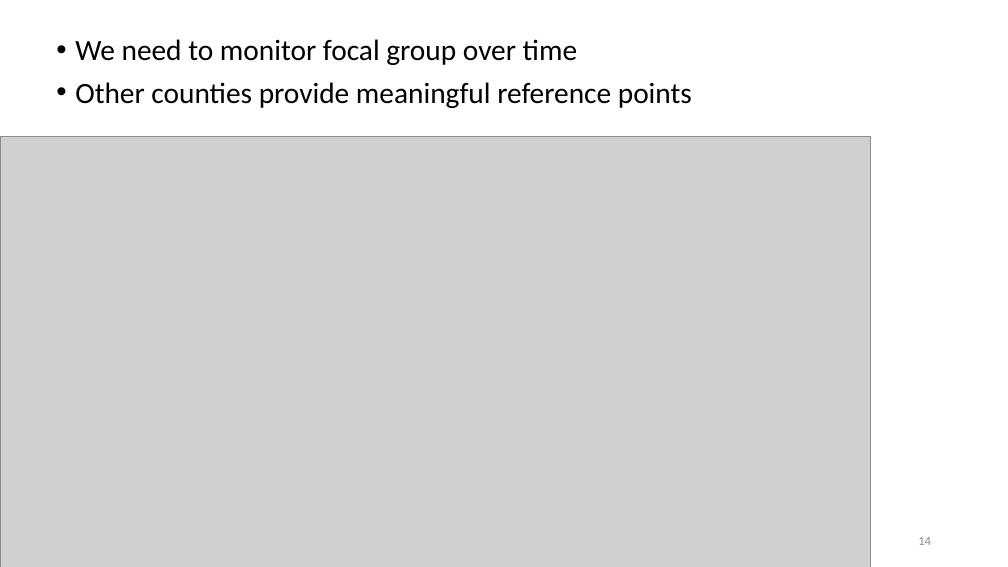
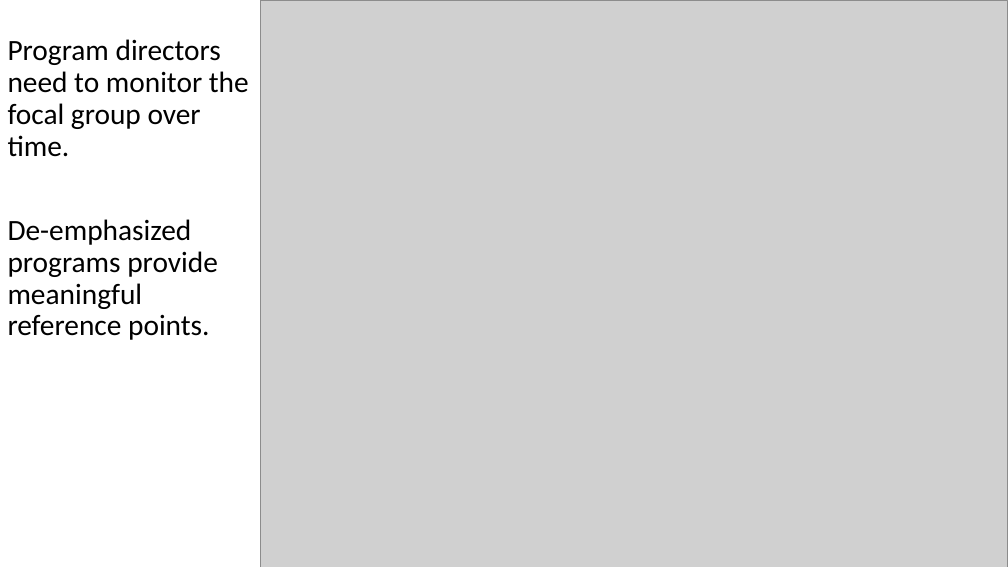
Before and after one commit to dss-ialh/displaying-health-data, a slide deck: slide 16 of documentation/products/beasley/dhd-2018-uvic-3-a-beasley-2018-11-29.pptx (slide 14 before the commit). Drawn at 1008x567 pixels with LibreOffice and Linux fonts; fonts in the diff are those of the drawing; grey boxes stand for pictures. Boxes give left, top, right and bottom in pixels: in the first picture for what was removed or moved away, otherwise in the second. Text is boxed around its words. In the diff, an @@ line names an element or a change of style, - is before the commit and + after.

```diff
--- a/documentation/products/beasley/dhd-2018-uvic-3-a-beasley-2018-11-29.pptx
+++ b/documentation/products/beasley/dhd-2018-uvic-3-a-beasley-2018-11-29.pptx
@@ picture added at bbox=[260, 0, 1007, 567] @@
@@ text at bbox=[8, 39, 249, 340]: text changed @@
-• We need to monitor focal group over time
-• Other counties provide meaningful reference points
+Program directors need to monitor the focal group over time.
+De-emphasized programs provide meaningful reference points.
@@ picture removed at bbox=[0, 137, 870, 567] @@
@@ page number removed at bbox=[918, 537, 931, 545] @@
-14
```
Also in this commit, not shown: 5 other slides changed, 14 slides added, 6 slides removed.
